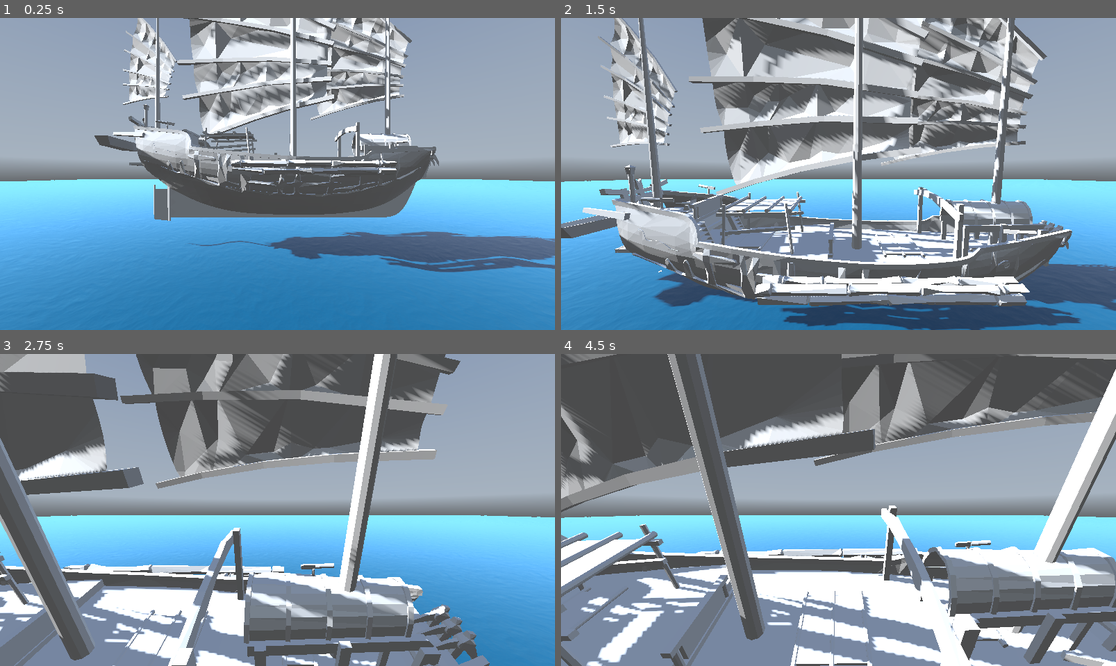
Above: before the commit, frames 1-4 (two rows, left to right).
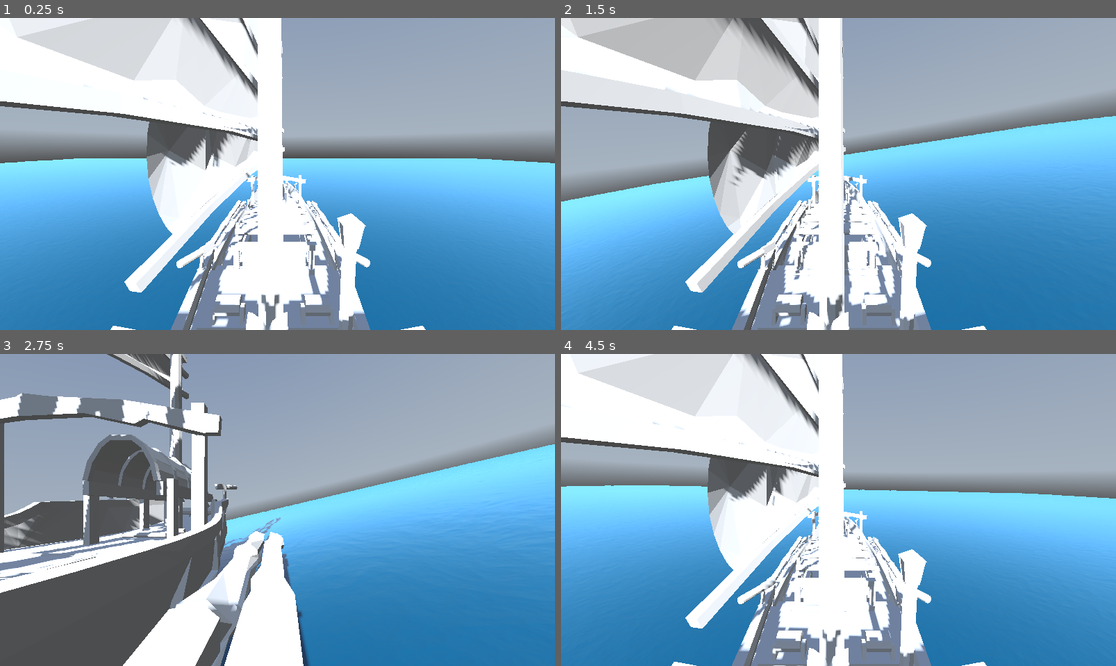
Above: after the commit, the same moments.

Repository: WCElijah/13DTG-GameDevelopment
Game: Godot game, scene res://scenes/main.tscn
Same seed, same stepped clock (60 frames per second), same inputs: the game is played once before the commit and once after it. A sky picture missing from this copy of the repository is replaced by a grey-blue gradient.
Inputs:
- Up to frame 1 (0.25 s): no input
- Up to frame 2 (1.5 s): tap Enter (ui_accept) at 0.5, 1.35 s; hold D (right) 0.53-1.28 s; hold Enter (ui_accept) 0.53-1.28 s; hold S (back) from 1.28 s (still down)
- Up to frame 3 (2.75 s): tap Enter (ui_accept) at 1.52, 1.82 s; release S (back) at 2.03 s; hold D (right) from 2.03 s (still down); hold Enter (ui_accept) from 2.03 s (still down)
- Up to frame 4 (4.5 s): release D (right) at 2.78 s; release Enter (ui_accept) at 2.78 s; hold W (forward) 2.78-3.53 s; tap Enter (ui_accept) at 2.85, 3.02, 3.32, 4.35 s; hold Enter (ui_accept) 3.53-4.28 s; hold A (left) from 3.53 s (still down)

The runs differ from the first frame. In frame 1, 66% of the frame differs, in the area x 0-100%, y 0-100%; in frame 2, 76%; in frame 3, 77%; in frame 4, 87%.

Commit message:
swithcing cameras done

Diff:
--- a/Scripts/cube.gd
+++ b/Scripts/cube.gd
@@ -21,7 +21,14 @@
 			submerged = true
 			apply_force(Vector3.UP * float_force * gravity * depth, probe.global_position - global_position)
 
-	# We create a local variable to store the input direction.
+	if Input.is_action_just_pressed("ui_accept"):
+		var cameras = $Cameras.get_children()
+		if $Cameras/BackView.current == true:
+			$Cameras/FrontHullView.current = true
+			$Cameras/BackView.current = false
+		else:
+			$Cameras/FrontHullView.current = false
+			$Cameras/BackView.current = true
 
 
 func _integrate_forces(state: PhysicsDirectBodyState3D) -> void:
--- a/Scripts/main.gd
+++ b/Scripts/main.gd
@@ -1,20 +1 @@
 extends Node3D
-
-var cameras: Array
-
-func _ready() -> void:
-	cameras = get_tree().get_nodes_in_group("cameras")
-	cameras[0].current = true
-
-
-func _input(event: InputEvent) -> void:
-	if event.is_action_pressed("ui_accept"):
-		print('pressed')
-		print(cameras)
-		for i in range(len(cameras)):
-			if cameras[i].current == true:
-				cameras[i].current == false
-				if i  == len(cameras) - 1:
-					cameras[-1].current == true
-				else:
-					cameras[i+1].current == true
--- a/scenes/Ships/originalTestShip.tscn
+++ b/scenes/Ships/originalTestShip.tscn
@@ -6,10 +6,10 @@
 [sub_resource type="BoxMesh" id="BoxMesh_o5qli"]
 size = Vector3(5, 1, 5)
 
-[sub_resource type="BoxShape3D" id="BoxShape3D_0wfyh"]
-size = Vector3(5, 1, 5)
+[sub_resource type="CapsuleShape3D" id="CapsuleShape3D_7p0ws"]
+height = 7.9472656
 
-[node name="Cube" type="RigidBody3D" unique_id=232953914]
+[node name="Ship" type="RigidBody3D" unique_id=232953914]
 transform = Transform3D(-4.371139e-08, 0, 1, 0, 1, 0, -1, 0, -4.371139e-08, 0, 0, 0)
 script = ExtResource("1_7pk0i")
 
@@ -18,7 +18,8 @@
 mesh = SubResource("BoxMesh_o5qli")
 
 [node name="CollisionShape3D" type="CollisionShape3D" parent="." unique_id=1178788028]
-shape = SubResource("BoxShape3D_0wfyh")
+transform = Transform3D(-1.3113416e-07, -3, 0, 3, -1.3113416e-07, 0, 0, 0, 3, -0.5309448, 0.01181221, 8.881784e-15)
+shape = SubResource("CapsuleShape3D_7p0ws")
 
 [node name="ProbeContainer" type="Node3D" parent="." unique_id=942861942]
 
@@ -35,3 +36,14 @@
 transform = Transform3D(1, 0, 0, 0, 1, 0, 0, 0, 1, -9.618289, -0.5, 0.35153103)
 
 [node name="ModelTestShip" parent="." unique_id=1024580313 instance=ExtResource("2_cnapg")]
+
+[node name="Cameras" type="Node3D" parent="." unique_id=839286275]
+
+[node name="BackView" type="Camera3D" parent="Cameras" unique_id=198863922]
+transform = Transform3D(-4.371139e-08, 0.13154706, -0.99130994, 0, 0.99130994, 0.13154706, 1, 5.750105e-09, -4.3331532e-08, -16.840162, 9.09987, -7.3610687e-07)
+
+[node name="TopDownView" type="Camera3D" parent="Cameras" unique_id=251749706]
+transform = Transform3D(-4.371139e-08, 0.29252192, -0.9562589, 0, 0.9562589, 0.29252192, 1, 1.278654e-08, -4.1799403e-08, -45.00389, 27.78962, -1.9671825e-06)
+
+[node name="FrontHullView" type="Camera3D" parent="Cameras" unique_id=1545643845]
+transform = Transform3D(-4.371139e-08, 0, -1, 0, 1, 0, 1, 0, -4.371139e-08, 0.17003588, 3.374332, 4.45816)
--- a/scenes/main.tscn
+++ b/scenes/main.tscn
@@ -7,7 +7,7 @@
 [ext_resource type="Texture2D" uid="uid://ddtthle642acf" path="res://Assets/Shaders/YtNormalB.tres" id="3_o6xl0"]
 [ext_resource type="Texture2D" uid="uid://di74gmtu0dp75" path="res://Assets/Shaders/yt_wave_bouyancy.tres" id="4_tipki"]
 [ext_resource type="Texture2D" uid="uid://bri08lg01bho3" path="res://Assets/Paranoma/kloppenheim_06_puresky_4k.exr" id="7_o6xl0"]
-[ext_resource type="PackedScene" uid="uid://bb0tv78eyi2ek" path="res://scenes/Ships/originalTestShip.tscn" id="7_tipki"]
+[ext_resource type="PackedScene" uid="uid://bb0tv78eyi2ek" path="res://Scenes/Ships/originalTestShip.tscn" id="7_tipki"]
 
 [sub_resource type="ShaderMaterial" id="ShaderMaterial_0wfyh"]
 render_priority = 0
@@ -25,10 +25,10 @@
 shader_parameter/wave_direction = Vector2(2, 0)
 shader_parameter/wave_2_direction = Vector2(0, 1)
 shader_parameter/time_scale = 0.025
-shader_parameter/wave_speed = 1.0
+shader_parameter/wave_speed = 0.25
 shader_parameter/noise_scale = 10.0
 shader_parameter/height_scale = 1.0
-shader_parameter/beers_law = 2.0
+shader_parameter/beers_law = 0.01
 shader_parameter/depth_offset = -0.75
 shader_parameter/edge_scale = 0.1
 shader_parameter/near = 0.5
@@ -66,8 +66,7 @@
 [node name="WorldEnvironment" type="WorldEnvironment" parent="." unique_id=691040596]
 environment = SubResource("Environment_choun")
 
-[node name="Camera3D" type="Camera3D" parent="." unique_id=362630676 groups=["cameras"]]
-transform = Transform3D(-4.371139e-08, 0, 1, 0, 1, 0, -1, 0, -4.371139e-08, 19.844938, 7.5145426, 1.5699139)
-
 [node name="Cube" parent="." unique_id=232953914 instance=ExtResource("7_tipki")]
 transform = Transform3D(-4.371139e-08, 0, 1, 0, 1, 0, -1, 0, -4.371139e-08, 0, 6.18202, 0)
+mass = 1000.0
+float_force = 800.0
